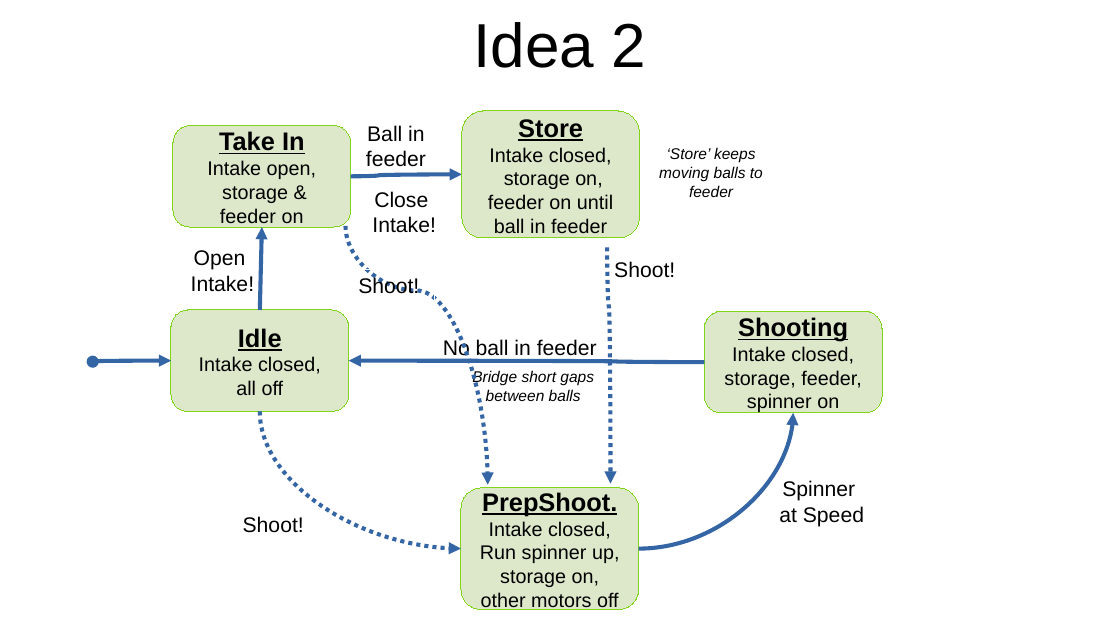
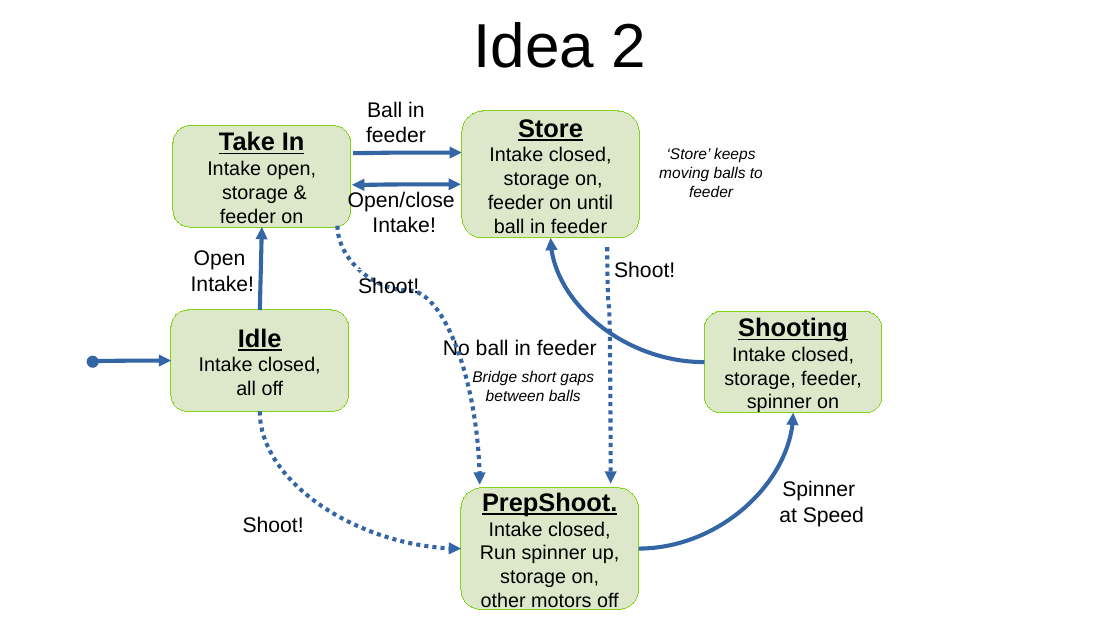
Before and after one commit to team2393/FRC2026, a slide deck: slide 2 of Diagrams.pptx. Drawn at 1120x630 pixels with LibreOffice and Linux fonts; fonts in the diff are those of the drawing. Boxes give left, top, right and bottom in pixels: in the first picture for what was removed or moved away, otherwise in the second. Text is boxed around its words. In the diff, an @@ line names an element or a change of style, - is before the commit and + after.

```diff
--- a/Diagrams.pptx
+++ b/Diagrams.pptx
@@ text "Ball in feeder": place and size @@
-text "Ball in feeder" at box(366, 125, 426, 167)
+text "Ball in feeder" at box(366, 101, 426, 143)
@@ curved arrow added from (354, 153) to (462, 152), #3465A4 2.89 pt @@
@@ text at box(348, 190, 455, 233): text changed @@
-Close Intake!
+Open/close Intake!
@@ curved arrow moved from (351, 177) - (462, 175) to (353, 185) - (461, 184) @@
@@ curved arrow (353, 185) - (461, 184): curved arrow to curved double arrow @@
@@ curved arrow moved from (346, 226) - (488, 485) to (337, 226) - (480, 485) @@
@@ curved arrow moved from (704, 362) - (349, 361) to (704, 362) - (551, 238) @@
```
Also in this commit, not shown: 1 other file.
